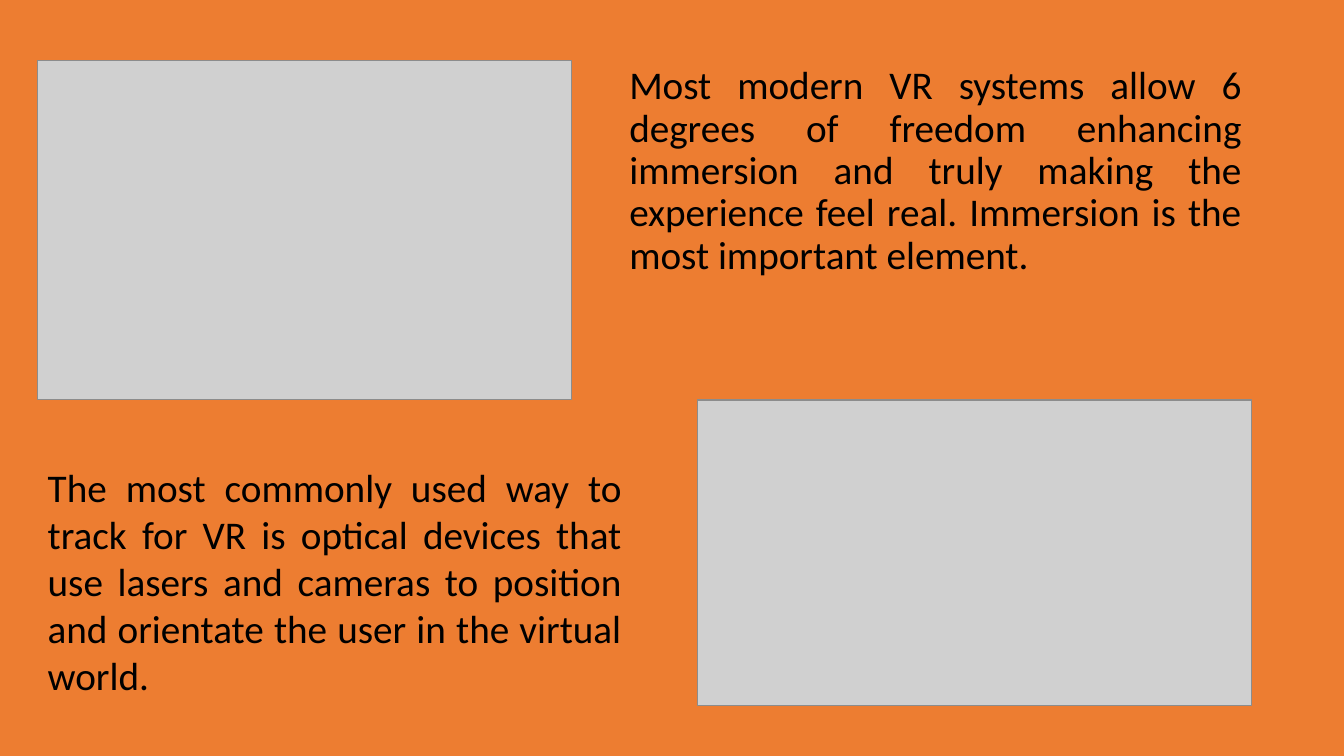
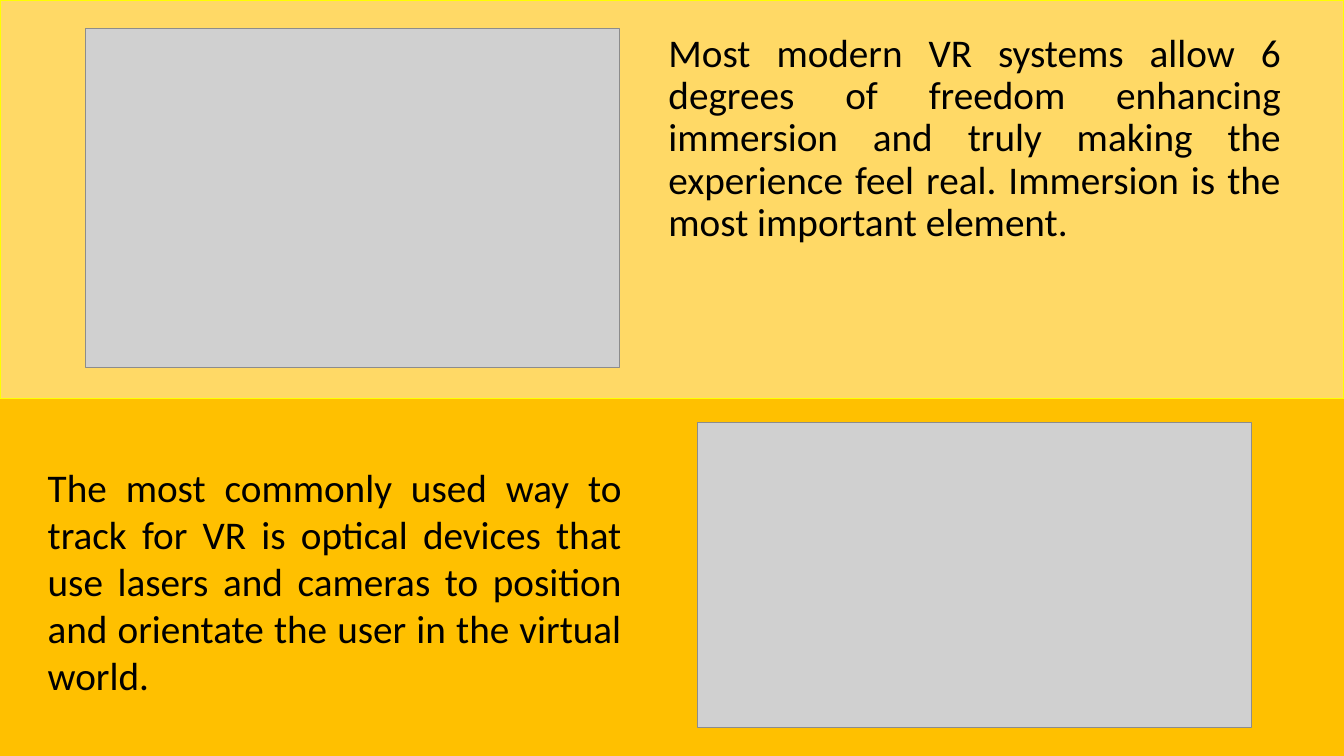
Before and after one commit to aaron020/vrproject, a slide deck: slide 2 of How does VR work_DavidCondon_19279655.pptx. Drawn at 1344x756 pixels with LibreOffice and Linux fonts; fonts in the diff are those of the drawing; grey boxes stand for pictures. Boxes give left, top, right and bottom in pixels: in the first picture for what was removed or moved away, otherwise in the second. Text is boxed around its words. In the diff, an @@ line names an element or a change of style, - is before the commit and + after.

```diff
--- a/How does VR work_DavidCondon_19279655.pptx
+++ b/How does VR work_DavidCondon_19279655.pptx
@@ background #ED7D31 to #FFC000 @@
@@ rectangle added at (x1=0, y1=0, x2=1344, y2=398), fill #FFD966, outline #FFFF00 1 pt @@
@@ picture moved from (x1=38, y1=60, x2=572, y2=400) to (x1=86, y1=28, x2=619, y2=368) @@
@@ text "Most modern VR systems allow ..." moved from (x1=629, y1=71, x2=1242, y2=276) to (x1=668, y1=39, x2=1281, y2=243) @@
@@ picture moved from (x1=698, y1=400, x2=1252, y2=706) to (x1=698, y1=422, x2=1252, y2=728) @@
```
Also in this commit, not shown: 2 other slides changed, 6 slides removed.
